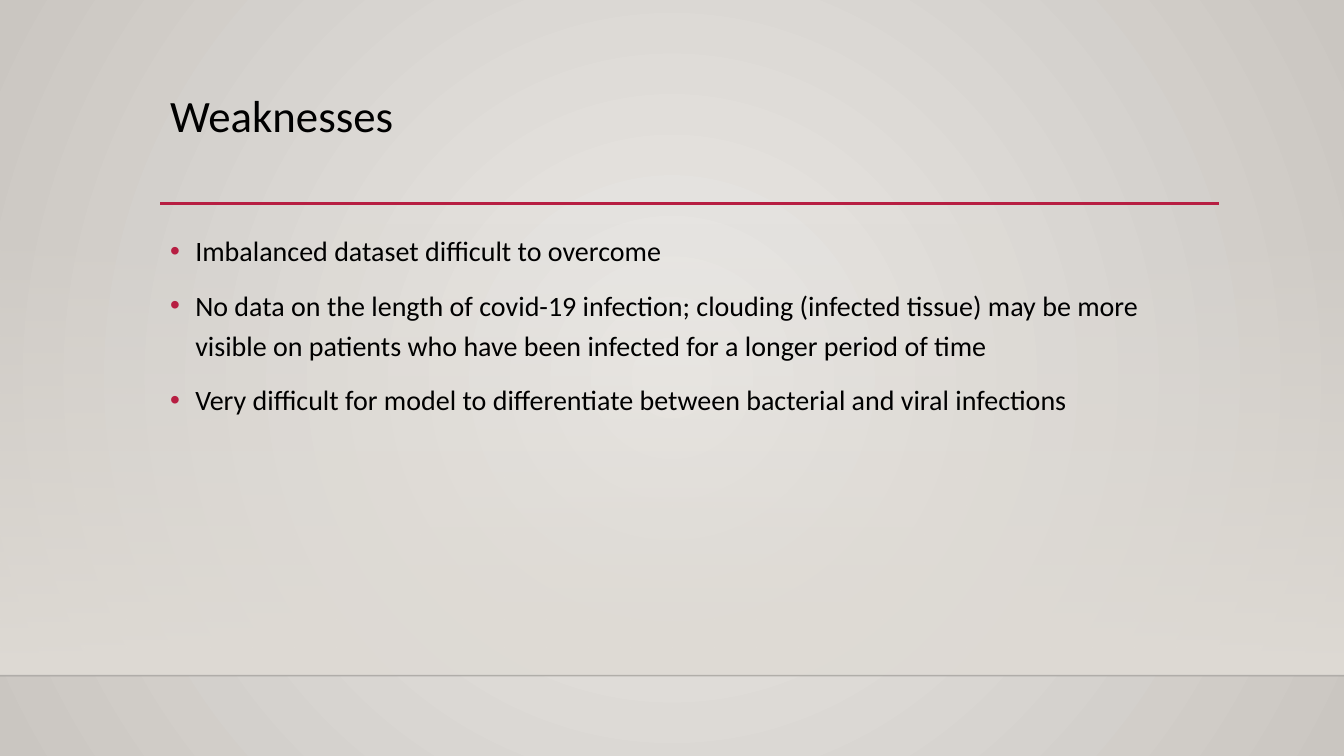
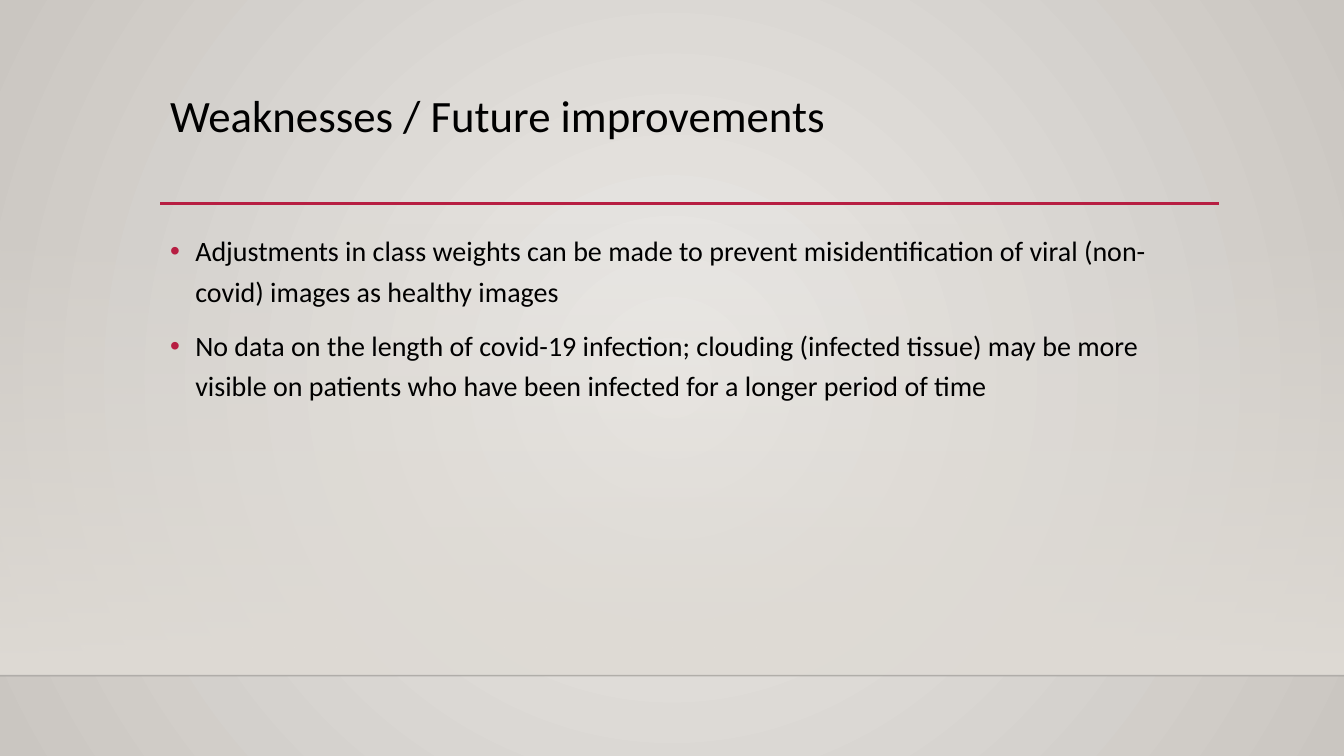
Before and after one commit to Kesterchia/Classifying-Chest-X-Rays, a slide deck: slide 23 of Identifying Covid-19 patients from Chest X-Rays.pptx (slide 21 before the commit). Drawn at 1344x756 pixels with LibreOffice and Linux fonts; fonts in the diff are those of the drawing; background and template pictures are left out. Boxes give left, top, right and bottom in pixels: in the first picture for what was removed or moved away, otherwise in the second. Text is boxed around its words. In the diff, an @@ line names an element or a change of style, - is before the commit and + after.

```diff
--- a/Identifying Covid-19 patients from Chest X-Rays.pptx
+++ b/Identifying Covid-19 patients from Chest X-Rays.pptx
@@ title at (170,101,825,140): text changed @@
-Weaknesses
+Weaknesses / Future improvements
@@ text at (195,240,1145,307): text changed @@
-• Imbalanced dataset difficult to overcome
+• Adjustments in class weights can be made to prevent misidentification of viral (non-covid) images as healthy images
@@ text at (195,390,1066,415): paragraph removed @@
-• Very difficult for model to differentiate between bacterial and viral infections
```
Also in this commit, not shown: 6 other slides changed, 4 slides added, 2 slides removed, 1 other file.
